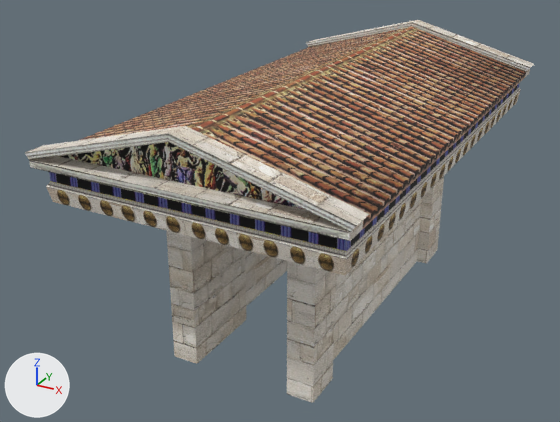
What one commit did to the COLLADA model client/art/meshes/structural/hele_temple_a_struct.dae.
Rendered twice from a 50 mm camera at (0.43, -0.911, 0.62) aimed at (-0.048, -0.042, 0.185). Arrows for +X, +Y and +Z are at lower left; the lights stay in place. Where no turn or scale is listed for an object, it has been applied to the vertices.
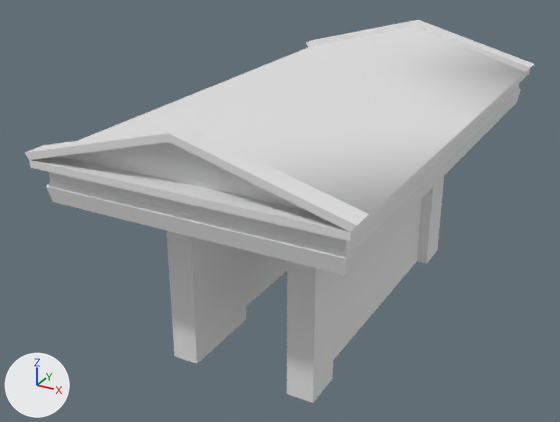
Boxes (x1, y1, x2, y2) around the edits, measured in the pictures (560 x 422 px):
'Object01', recoloured
    both: (25, 20, 534, 403)

The change in detail:
me_object01mesh has 131 vertices, 176 faces and spans x -0.195..0.195, y -0.347..0.347, z 0.041..0.393.
me_object01mesh no longer uses material mat_04___default (picture img_hele_struct_dds).
